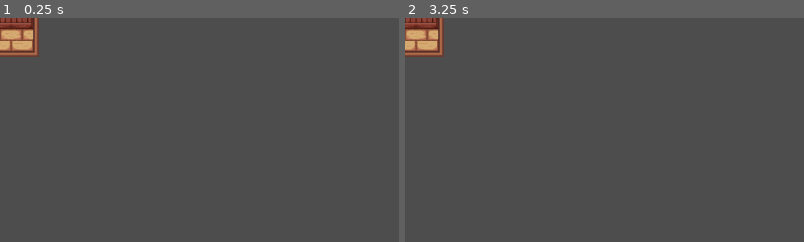
Above: before the commit, frames 1-2 (left to right).
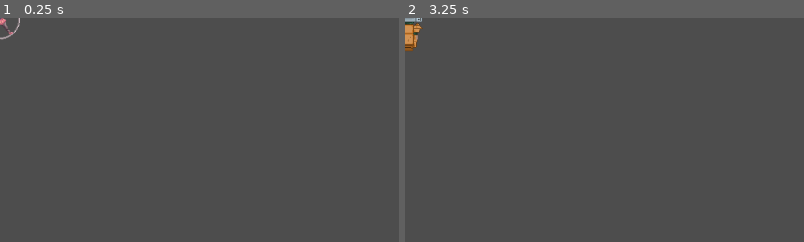
Above: after the commit, the same moments.

Repository: OscarPindaro/BossRushJam2025
Game: Godot game, scene res://scenes/bosses/ballerina/ballerina.tscn
Same seed, same stepped clock (60 frames per second), same inputs: the game is played once before the commit and once after it. The project has no main scene, so this scene is started directly.
Inputs (mouse positions are % of the whole screen's width and height, from its top left):
- Up to frame 1 (0.25 s): no input
- Up to frame 2 (3.25 s): tap Enter at 0.5, 2 s; move the mouse to (72, 45) at 0.52 s; hold D (ui_right) 0.53-1.28 s; tap Space at 1.25, 2.75 s; move the mouse to (30, 55) at 1.27 s; hold S (ui_down) 1.28-2.03 s; move the mouse to (60, 28) at 2.02 s; hold D (ui_right) 2.03-2.78 s; move the mouse to (45, 70) at 2.77 s; hold W (ui_up) from 2.78 s (still down)
The pictures show only the part of the screen within x 0-50%, y 0-50%; the shares and areas given below are measured in that part.

The runs differ from the first frame. In frame 1, 1.7% of the frame differs, in the area x 0-10%, y 0-18%; in frame 2, 1.7%.
Error before the commit: Invalid access to property or key 'global_position' on a base object of type 'Nil'. (res://scenes/bosses/ballerina/ballerina.gd:31)
Error after the commit: Invalid access to property or key 'global_position' on a base object of type 'Nil'. (res://scenes/bosses/ballerina/ballerina.gd:29)

Commit message:
added cerchio dmg

Diff:
--- a/scenes/bosses/ballerina/ballerina.gd
+++ b/scenes/bosses/ballerina/ballerina.gd
@@ -1,12 +1,10 @@
 extends BossBase
-
-signal player_hit
 
 @export var cerchio_scene: PackedScene
 @export var base_velocity :float
 @export var max_vel :float
-@export var speed_exponent :float
 @export var turn_speed = 1
+@export var cerchio_dmg :float
 @onready var audio_shoot = $Shoot
 @onready var audio_dash = $Dash
 @onready var audio_defeat = $Defeat
@@ -45,16 +43,17 @@
 			var current_direction = velocity.normalized()
 			direction = current_direction.lerp(player_direction, turn_speed * delta).normalized()
 
-			animation_sprites.speed_scale = 1 + (curr_velocity/max_vel) * 5
+			animation_sprites.rotate((curr_velocity/max_vel) * 0.5)
 			if ramp_up == 1:
 				curr_velocity = curr_velocity + 20
 				if curr_velocity > max_vel:
 					ramp_up = 0
 			if ramp_up == 0:
-				curr_velocity = curr_velocity ** 0.98
+				curr_velocity = curr_velocity - 20
 				if curr_velocity < base_velocity:
 					idle_direction = get_random_direction()
 					action = "idle"
+					animation_sprites.rotation = 0
 					animation_sprites.play("idle")
 
 		"shoot":
@@ -70,7 +69,7 @@
 
 func _on_do_something_timeout() -> void:
 	var what_to_do = rng.randf_range(0, 1)
-	if what_to_do < 0.7:
+	if what_to_do < 0:
 		direction = (player.global_position - position).normalized()
 		curr_velocity = 5
 		ramp_up = 1
@@ -86,12 +85,14 @@
 		direction = (player.global_position - position).normalized()
 		cerchio = cerchio_scene.instantiate()
 		add_child(cerchio)
+		cerchio.connect("player_hitted", _on_player_hitted)
+		cerchio.player = player
 		cerchio.global_position = self.global_position
-		cerchio.direction =  direction
+		cerchio.direction = direction
 		cerchio.player_position = player.global_position
 		cerchio.boss_position = self.global_position
 		audio_shoot.play()
 		action = "shoot"
 
-func _on_player_hit():
-	emit_signal("player_hitted")
+func _on_player_hitted():
+	player.take_damage(cerchio_dmg)
--- a/scenes/bosses/ballerina/ballerina.tscn
+++ b/scenes/bosses/ballerina/ballerina.tscn
@@ -1,10 +1,9 @@
-[gd_scene load_steps=13 format=3 uid="uid://dye77ts0dxhp2"]
+[gd_scene load_steps=12 format=3 uid="uid://dye77ts0dxhp2"]
 
 [ext_resource type="PackedScene" uid="uid://48065bwf2hcu" path="res://scenes/bosses/boss_base.tscn" id="1_5l7ns"]
 [ext_resource type="Script" path="res://scenes/bosses/ballerina/ballerina.gd" id="2_k2wil"]
-[ext_resource type="Texture2D" uid="uid://dr7vw6g53wox0" path="res://asset/graphic/Tiles.png" id="3_e1y7x"]
 [ext_resource type="Texture2D" uid="uid://dbpiac0kg8i7r" path="res://asset/graphic/Cosmonaut -Sheet.png" id="3_mjvdi"]
-[ext_resource type="Texture2D" uid="uid://c64h0o0udl6x1" path="res://asset/graphic/Waiter.png" id="4_satiu"]
+[ext_resource type="Texture2D" uid="uid://rp0no1eyp0pw" path="res://asset/graphic/bosses/Rota.png" id="3_stee0"]
 [ext_resource type="AudioStream" uid="uid://bdvwc856yv72v" path="res://asset/sfx/ballerina/dash2.wav" id="6_c2fx8"]
 
 [sub_resource type="AtlasTexture" id="AtlasTexture_n130r"]
@@ -23,10 +22,7 @@
 animations = [{
 "frames": [{
 "duration": 1.0,
-"texture": ExtResource("3_e1y7x")
-}, {
-"duration": 1.0,
-"texture": ExtResource("4_satiu")
+"texture": ExtResource("3_stee0")
 }],
 "loop": true,
 "name": &"charge",
@@ -65,8 +61,8 @@
 cerchio_scene = null
 base_velocity = 0.0
 max_vel = 0.0
-speed_exponent = 0.0
 turn_speed = 1
+cerchio_dmg = 0.0
 
 [node name="DoSomething" type="Timer" parent="." index="0"]
 wait_time = 3.0
--- a/scenes/bosses/ballerina/cerchio.gd
+++ b/scenes/bosses/ballerina/cerchio.gd
@@ -1,6 +1,6 @@
 extends Area2D
 
-signal player_hit
+signal player_hitted
 var rng = RandomNumberGenerator.new()
 
 @export var speed = rng.randf_range(5, 15)
@@ -8,12 +8,12 @@
 @onready var audio_collision = $Collision
 @onready var audio_in_flight = $In_flight
 
-
 var direction
 var player_position
 var distance_from_player
 var boss_position
 var distance_from_boss
+var player
 
 var change_direction = true
 var start_cooldown = false
@@ -40,6 +40,8 @@
 	self.position += direction*speed + circular_offset_rotated
 	distance_from_player = player_position.distance_to(global_position)
 	distance_from_boss = boss_position.distance_to(global_position)
+	if self.overlaps_body(self.player):
+		emit_signal("player_hitted")
 
 	if (distance_from_player < 50):
 		start_cooldown = true
@@ -53,6 +55,3 @@
 		despawned = true
 		$CollisionShape2D.disabled = true
 		hide()
-
-func _on_player_hit():
-	emit_signal("player_hitted")
--- a/scenes/bosses/boss_base.gd
+++ b/scenes/bosses/boss_base.gd
@@ -4,17 +4,21 @@
 @export var hp: float = 100
 @export var speed: float = 100
 @export var player: Player
+@export var max_hp: float = 1000
+@export var collision_dmg: float
 
 @onready var animations: AnimatedSprite2D = get_node_or_null("Animations")
 @onready var hurtbox: Area2D = get_node_or_null("Hurtbox")
+@onready var healthbar = $HealthBar
 
 signal player_entered_hurt_box(body: Node2D)
 signal player_exited_hurt_box(body: Node2D)
 
 # Called when the node enters the scene tree for the first time.
 func _ready() -> void:
+	healthbar.value = 100
+	hp = max_hp
 	pass
-
 
 func animate(animation_name: String):
 	if animations != null:
@@ -32,9 +36,11 @@
 # Called every frame. 'delta' is the elapsed time since the previous frame.
 func _process(delta: float) -> void:
 	if hurtbox.overlaps_body(player):
-		print("culo")
 		player.take_damage(1.)
 
 func take_damage(damage) -> void:
+	print("dmg")
 	hp -= damage
+	healthbar.value -= 100*(hp/max_hp)
+
 	pass
--- a/scenes/bosses/boss_base.tscn
+++ b/scenes/bosses/boss_base.tscn
@@ -4,3 +4,16 @@
 
 [node name="BossBase" type="CharacterBody2D" groups=["Boss"]]
 script = ExtResource("1_0fnw3")
+
+[node name="HealthBar" type="ProgressBar" parent="."]
+anchors_preset = 7
+anchor_left = 0.5
+anchor_top = 1.0
+anchor_right = 0.5
+anchor_bottom = 1.0
+offset_left = -58.5
+offset_top = -27.0
+offset_right = 58.5
+grow_horizontal = 2
+grow_vertical = 0
+fill_mode = 1
Binary file added: asset/graphic/bosses/Rota.png
Not shown, added: asset/graphic/bosses/Rota.png.import
Not shown, added: asset/sfx/player/receiving_damage/receive_damage_1.wav.import
Not shown, added: asset/sfx/player/receiving_damage/receive_damage_2.wav.import
Not shown, added: asset/sfx/strong_man/attack_charge.wav.import
Not shown, added: asset/sfx/strong_man/attack_slam.wav.import
